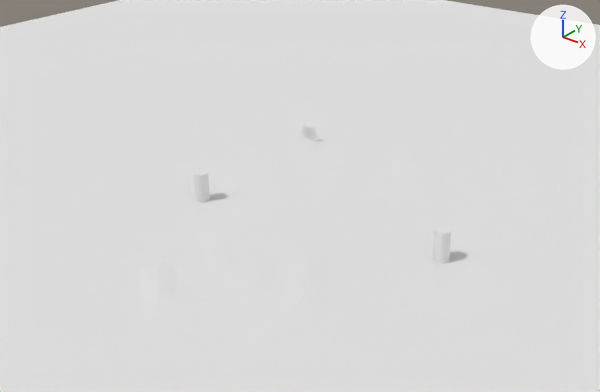
One commit to the Blender file Nature/Garden.blend: the scene before it, then after it.
Both versions are drawn from a 50 mm lens placed at (38.0, -48.5, 24.8), pointed at (4.4, -6.5, -1.2). The axes (+X, +Y, +Z) are drawn at upper right. The lights are the same throughout.

The older version as bpy lines, for what is in view:
```python
me_plane = bpy.data.meshes.new('Plane')
me_plane.from_pydata(...)  # 4 vertices, 1 face; spans x -50.0..50.0, y -50.0..50.0, z 0.0
me_plane.materials.append(mat_ground037)  # its picture is missing
me_roughstonepatio1 = bpy.data.meshes.new('RoughStonePatio1')
me_roughstonepatio1.from_pydata(...)  # 91 vertices, 149 faces; spans x -10.0..10.0, y -10.0..10.0, z -0.1..0.4
me_roughstonepatio1.materials.append(mat_rock046s)  # its picture is missing
me_scaledemo = bpy.data.meshes.new('ScaleDemo')
me_scaledemo.from_pydata(...)  # a 32-sided cylinder along z spanning x -0.5..0.5, y -0.5..0.5, z 0.0..2.0
ob_ground_example = bpy.data.objects.new('Ground Example', me_plane)
ob_ground_example.location = (0.0, 0.0, 0.0)
ob_roughstonepatio1 = bpy.data.objects.new('RoughStonePatio1', me_roughstonepatio1)
ob_roughstonepatio1.location = (12.9, 1.77, -0.09)
ob_roughstonepatio1.rotation_euler = (0.0, 0.0, -0.819)  # degrees (0, 0, -47)
ob_roughstonepatio1.scale = (0.693, 0.693, 0.693)
_m = ob_roughstonepatio1.modifiers.new('Subdivision', 'SUBSURF')
_m.render_levels = 1
_m = ob_roughstonepatio1.modifiers.new('Decimate', 'DECIMATE')
_m.ratio = 0.25
ob_scaledemo = bpy.data.objects.new('ScaleDemo', me_scaledemo)
ob_scaledemo.location = (17.81, -10.07, 0.0)
# also in view: 'ScaleDemo.001' at (1.1, -13.1, 1.0); 'RoughStonePatio2' at (10.5, -19.6, 0.0)
```
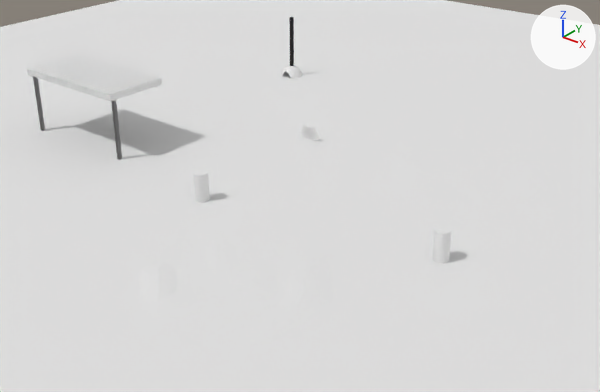
Commit message: Consolidated Residential into Garden

Boxes (x1, y1, x2, y2) around the edits, measured in the pictures (600 x 392 px):
'PergolaCollider', added: after (27, 55, 162, 101)
'Pergola', added: after (28, 55, 159, 160)
'Brick Pizza Oven', added: after (282, 17, 302, 78)
    faces in mat_chimney (black #2e2e2e): (289, 17, 294, 66)
    faces in mat_brick (its picture is missing): (282, 65, 302, 78)

The change, as a diff of the scene's bpy script:
```diff
--- a/Nature/Garden.blend.py
+++ b/Nature/Garden.blend.py
@@ mat_stonetop @@
+mat_stonetop = diffuse_material('StoneTop')
+mat_stonetop.base_color = (0.334, 0.334, 0.334)  # grey #9c9c9c
@@ mat_brick @@
+mat_brick = principled_material('Brick')
+mat_brick.base_color = (0.8, 0.8, 0.8)  # white #e7e7e7
@@ mat_chimney @@
+mat_chimney = diffuse_material('Chimney')
+mat_chimney.base_color = (0.0272, 0.0272, 0.0272)  # black #2e2e2e
@@ mat_wood058 @@
+mat_wood058 = principled_material('Wood058')
+mat_wood058.base_color = (0.8, 0.8, 0.8)  # white #e7e7e7
+mat_wood058.roughness = 0.4
@@ mat_material_001 @@
+mat_material_001 = diffuse_material('Material.001')
+mat_material_001.base_color = (0.8, 0.8, 0.8)  # white #e7e7e7
@@ me_brickpizzaovenmodel @@
+me_brickpizzaovenmodel.from_pydata(...)  # 576 vertices, 513 faces; spans x -1.0..1.0, y -0.82..0.82, z -0.99..5.66
+# faces by material slot: [473, 8, 32]
+me_brickpizzaovenmodel.materials.append(mat_brick)  # its picture is missing
+me_brickpizzaovenmodel.materials.append(mat_stonetop)  # grey #9c9c9c
+me_brickpizzaovenmodel.materials.append(mat_chimney)  # black #2e2e2e
@@ me_pergolamodel @@
+me_pergolamodel.from_pydata(...)  # 192 vertices, 144 faces; spans x -10.0..10.0, y -5.0..5.0, z 0.0..10.5
+me_pergolamodel.materials.append(mat_wood058)  # its picture is missing
@@ me_pergolacollidermesh @@
+me_pergolacollidermesh.from_pydata(...)  # a box spanning x -10.0..10.0, y -5.0..5.0, z 9.5..10.5; a box spanning x -9.8..-9.3, y -4.2..-3.8, z 0.0..10.0; a box spanning x 9.2..9.7, y -4.2..-3.8, z 0.0..10.0
+me_pergolacollidermesh.materials.append(mat_material_001)  # white #e7e7e7
@@ ob_brick_pizza_oven @@
+ob_brick_pizza_oven = bpy.data.objects.new('Brick Pizza Oven', me_brickpizzaovenmodel)
+ob_brick_pizza_oven.location = (-11.52, 12.03, 0.0)
+_m = ob_brick_pizza_oven.modifiers.new('Triangulate', 'TRIANGULATE')
@@ ob_pergolacollider @@
+ob_pergolacollider = bpy.data.objects.new('PergolaCollider', me_pergolacollidermesh)
+ob_pergolacollider.parent = ob_pergola
+ob_pergolacollider.location = (0.0, 0.0, 0.0)
@@ ob_pergola @@
+ob_pergola = bpy.data.objects.new('Pergola', me_pergolamodel)
+ob_pergola.location = (-13.36, -10.01, 0.0)
+ob_pergola.scale = (0.5, 0.5, 0.5)
```
